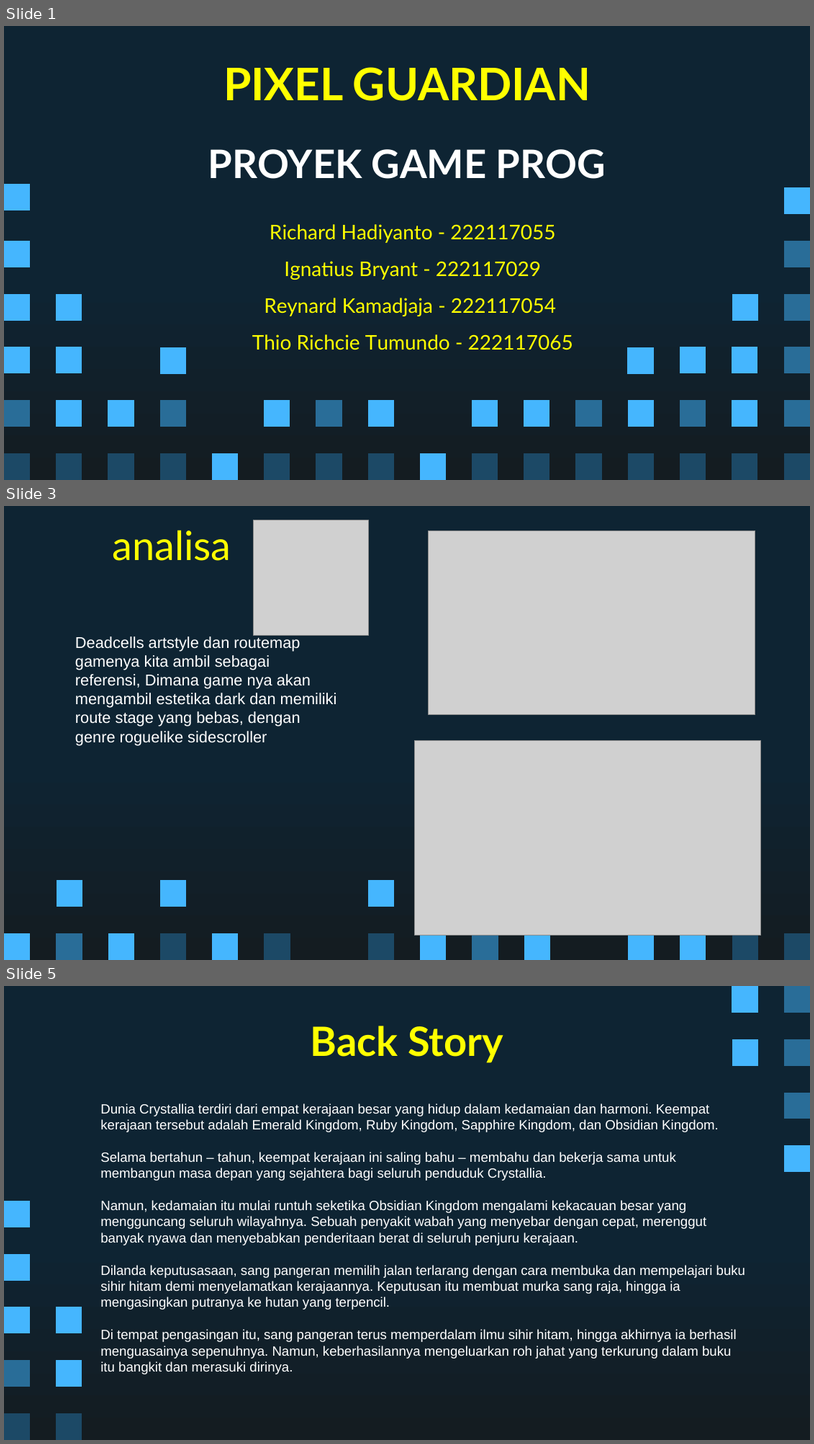
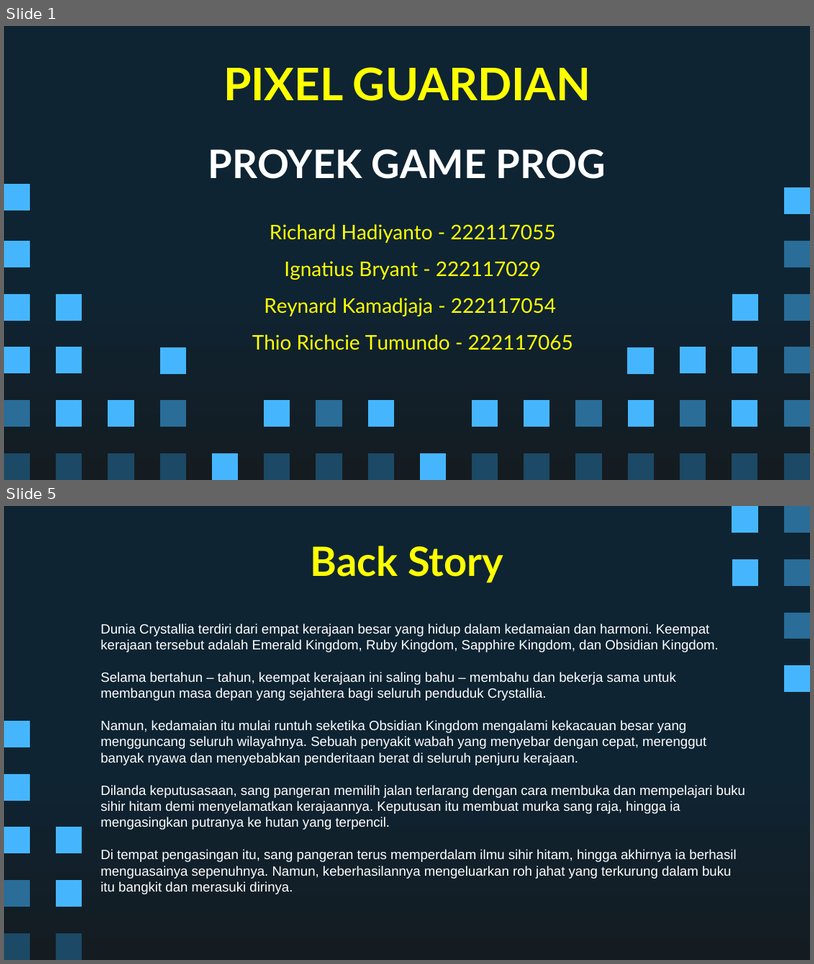
Before and after one commit to Ricardhad/gameProgProject, a slide deck: Super Pixel Vintage Gaming by Slidesgo.pptx. Shown one above the other, each under a label of ours: slides 1, 3 and 5 before the commit, slides 1 and 5 after it; the slides between them are not shown. The pictures are 814x1444 and 814x964 pixels, drawn with LibreOffice and Linux fonts; fonts in the diff are those of the drawing; grey boxes stand for pictures. Boxes give left, top, right and bottom in pixels: in the first picture for what was removed or moved away, otherwise in the second. Text is boxed around its words. In the diff, an @@ line names an element or a change of style, - is before the commit and + after.

```diff
--- a/Super Pixel Vintage Gaming by Slidesgo.pptx
+++ b/Super Pixel Vintage Gaming by Slidesgo.pptx
@@ slide 3 removed at <box>4,506,810,960</box>, background gradient #0E2433 to #141C21 @@
@@ picture removed at <box>253,520,368,635</box> @@
@@ text removed at <box>112,530,232,561</box> @@
-analisa
@@ picture removed at <box>428,530,756,714</box> @@
@@ text removed at <box>75,636,337,745</box> @@
-Deadcells artstyle dan routemap gamenya kita ambil sebagai referensi, Dimana game nya akan mengambil estetika dark dan memiliki route stage yang bebas, dengan genre roguelike sidescroller
@@ picture removed at <box>415,740,762,935</box> @@
@@ freeform shape removed at <box>57,880,82,907</box> @@
@@ freeform shape removed at <box>160,880,186,907</box> @@
@@ freeform shape removed at <box>368,880,394,907</box> @@
@@ freeform shape removed at <box>4,934,30,960</box> @@
@@ freeform shape removed at <box>57,934,82,960</box> @@
@@ freeform shape removed at <box>108,932,134,959</box> @@
@@ freeform shape removed at <box>160,934,186,960</box> @@
@@ freeform shape removed at <box>212,932,238,959</box> @@
@@ freeform shape removed at <box>265,934,291,960</box> @@
@@ freeform shape removed at <box>368,932,394,959</box> @@
@@ freeform shape removed at <box>420,932,446,959</box> @@
@@ freeform shape removed at <box>473,932,499,959</box> @@
@@ freeform shape removed at <box>524,934,550,960</box> @@
@@ freeform shape removed at <box>628,932,654,959</box> @@
@@ freeform shape removed at <box>681,934,707,960</box> @@
@@ freeform shape removed at <box>732,934,758,960</box> @@
@@ freeform shape removed at <box>784,934,810,960</box> @@
```
Also in this commit, not shown: 9 slides changed, 3 slides added, 2 other slides removed.
